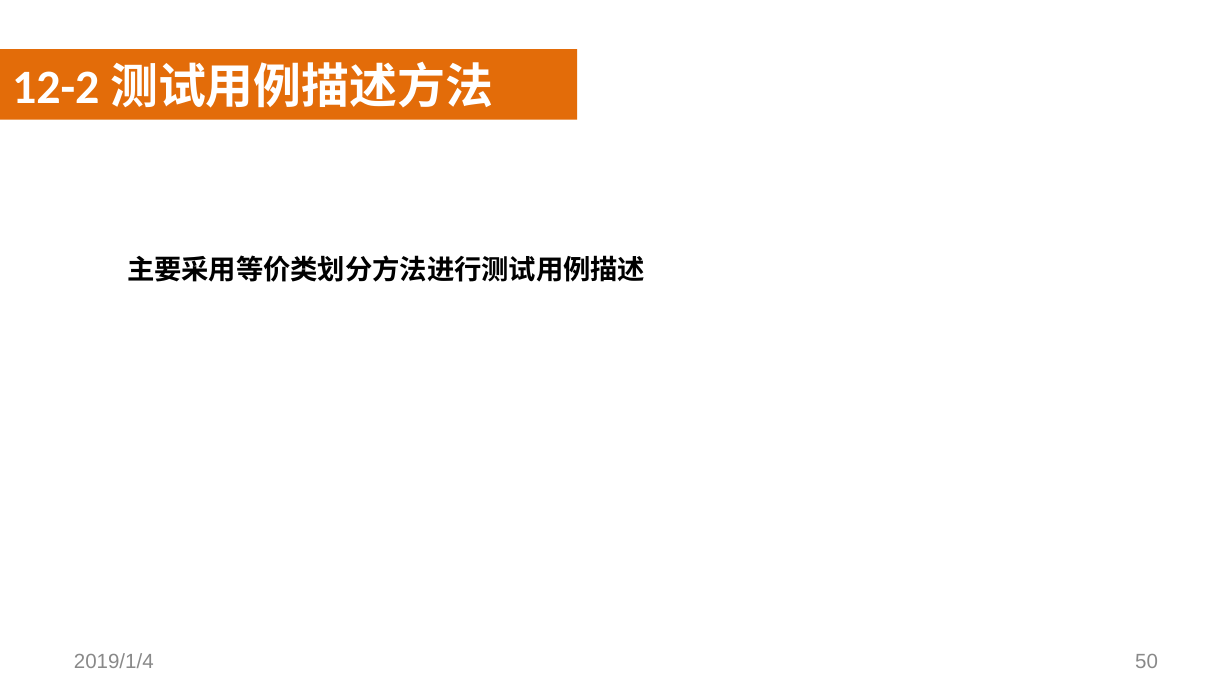
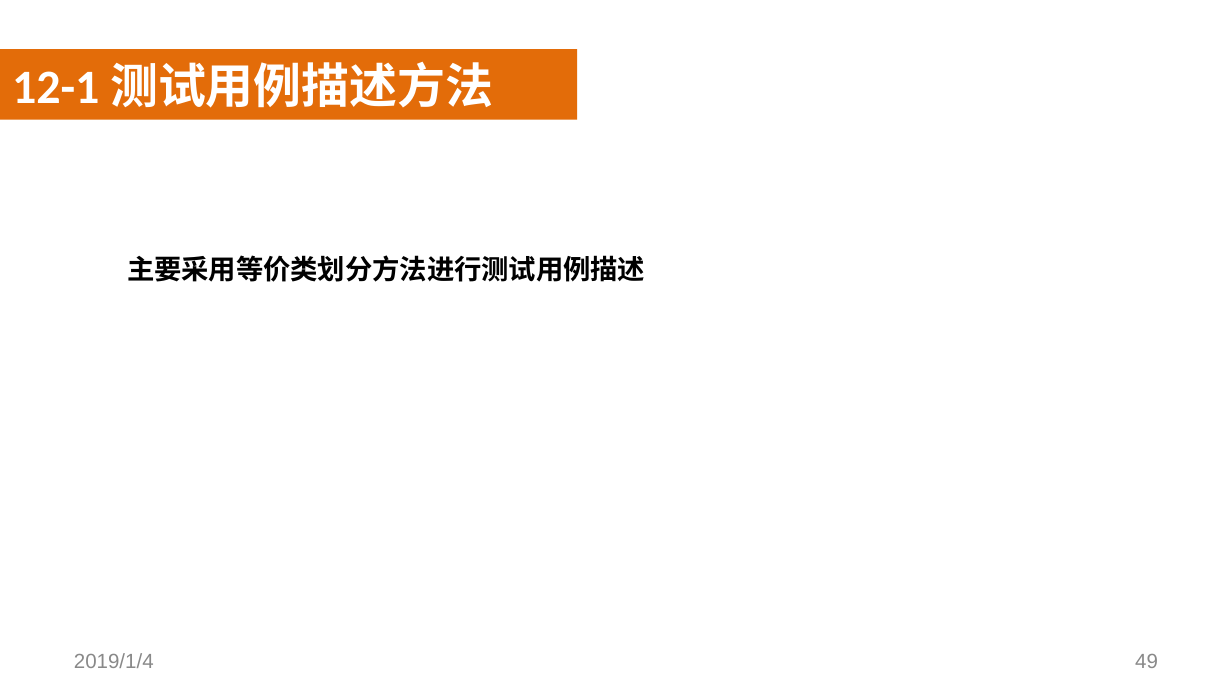
Before and after one commit to SoftwareRequirtmentsG02/Document, a slide deck: slide 49 of 案例教学系统/受控文档/分析设计/PPT/PRD2018-G02-SRS评审PPT.pptx (slide 50 before the commit). Drawn at 1232x693 pixels with LibreOffice and Linux fonts; fonts in the diff are those of the drawing; background and template pictures are left out. Boxes give left, top, right and bottom in pixels: in the first picture for what was removed or moved away, otherwise in the second. Text is boxed around its words. In the diff, an @@ line names an element or a change of style, - is before the commit and + after.

```diff
--- a/案例教学系统/受控文档/分析设计/PPT/PRD2018-G02-SRS评审PPT.pptx
+++ b/案例教学系统/受控文档/分析设计/PPT/PRD2018-G02-SRS评审PPT.pptx
@@ text at (x1=12, y1=61, x2=493, y2=108): text changed @@
-12-2 测试用例描述方法
+12-1 测试用例描述方法
@@ page number at (x1=1135, y1=654, x2=1158, y2=668): text changed @@
-50
+49
```
Also in this commit, not shown: 3 other slides changed, 2 slides removed, 3 other files.
